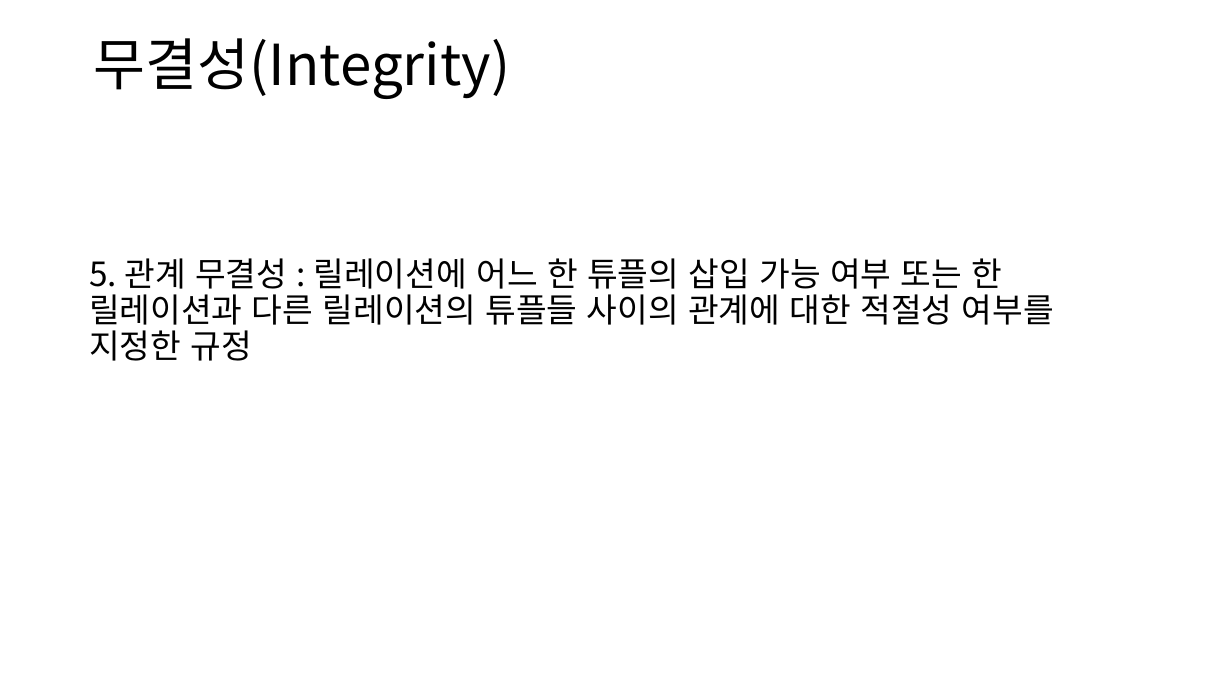
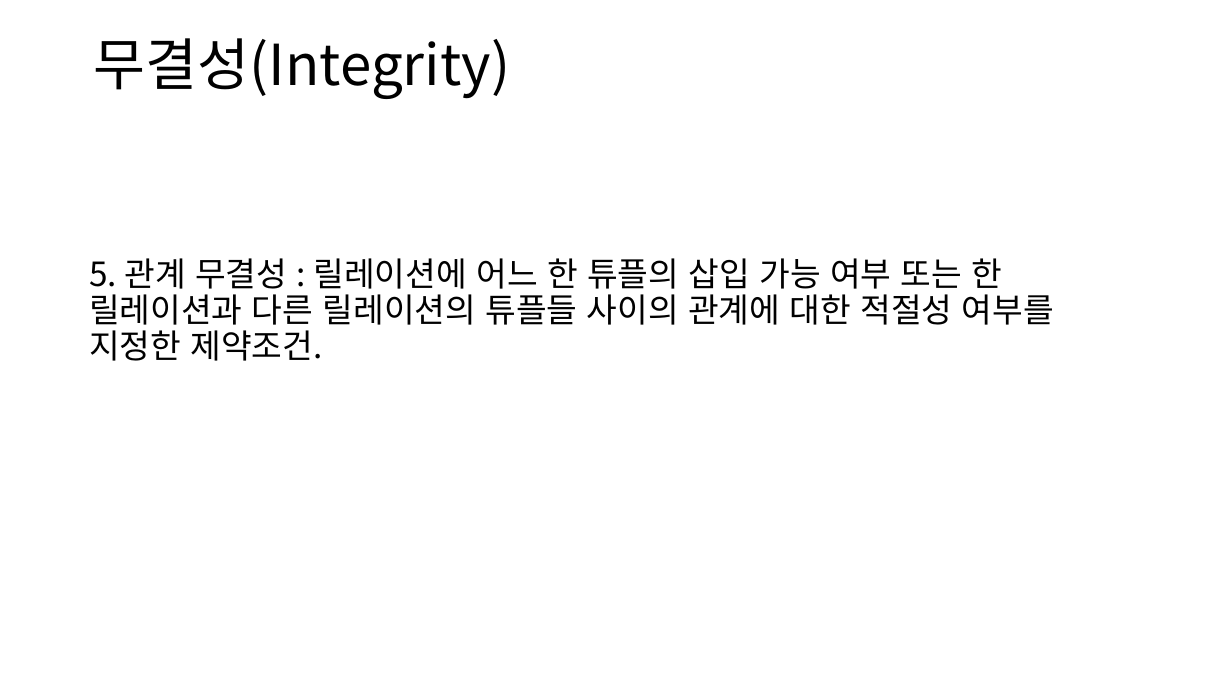
Before and after one commit to lhs501/mirim, a slide deck: slide 29 of chapter 4.pptx. Drawn at 1232x693 pixels with LibreOffice and Linux fonts; fonts in the diff are those of the drawing. Boxes give left, top, right and bottom in pixels: in the first picture for what was removed or moved away, otherwise in the second. Text is boxed around its words. In the diff, an @@ line names an element or a change of style, - is before the commit and + after.

```diff
--- a/chapter 4.pptx
+++ b/chapter 4.pptx
@@ text at (89,258,1054,361): text changed @@
-5. 관계 무결성 : 릴레이션에 어느 한 튜플의 삽입 가능 여부 또는 한 릴레이션과 다른 릴레이션의 튜플들 사이의 관계에 대한 적절성 여부를 지정한 규정
+5. 관계 무결성 : 릴레이션에 어느 한 튜플의 삽입 가능 여부 또는 한 릴레이션과 다른 릴레이션의 튜플들 사이의 관계에 대한 적절성 여부를 지정한 제약조건.
```
Also in this commit, not shown: 9 other slides changed, 3 other files.
